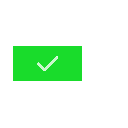
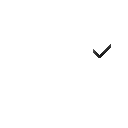
The second 128 x 128 image is a revision of the first. Changes to its layers:
removed layer "Layer 2" over [37, 56, 58, 71]
added layer "Layer 4 copy 2" above "Layer 6" over [93, 44, 111, 58]
added layer "Layer 6" above "Layer 4 copy" over [93, 44, 111, 58]
added layer "Layer 4 copy" above "Layer 4" over [13, 44, 111, 64]
added layer "Layer 4" above "Layer 3" over [13, 44, 111, 61]
hid "Layer 3" over [13, 46, 82, 81]
